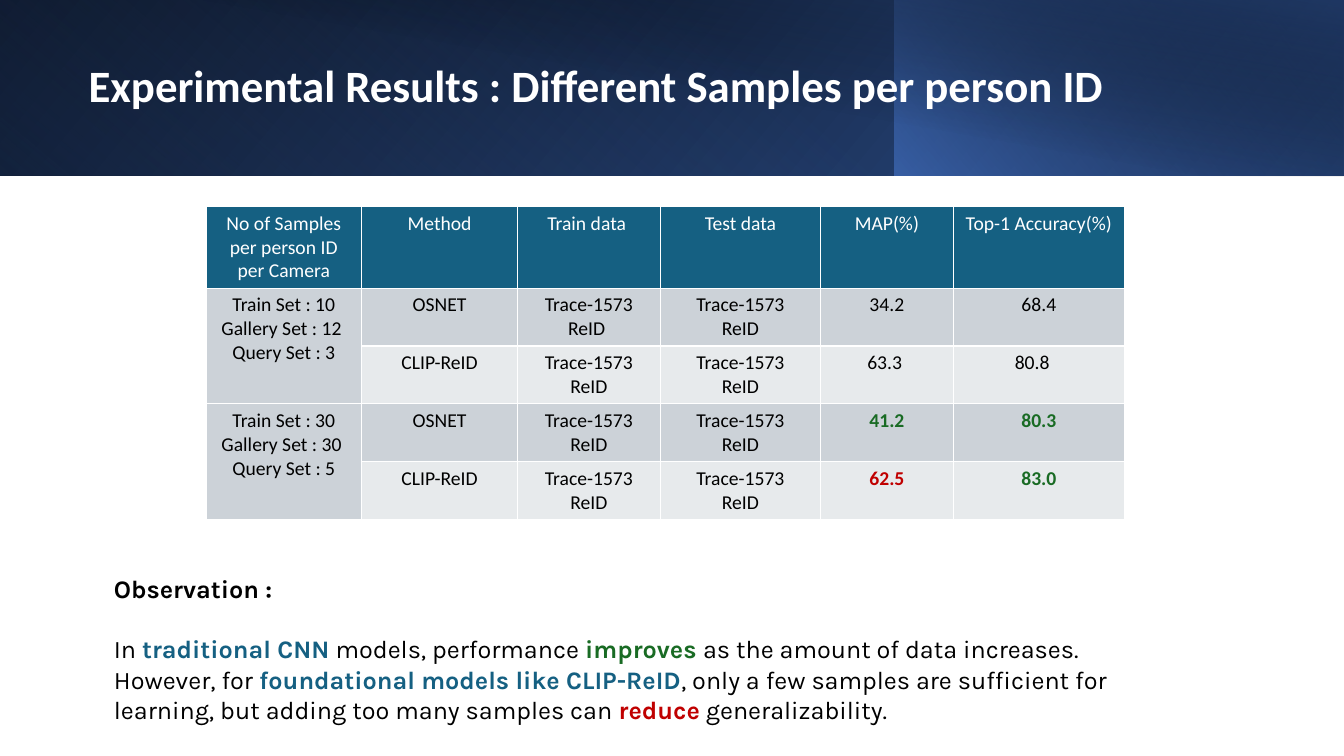
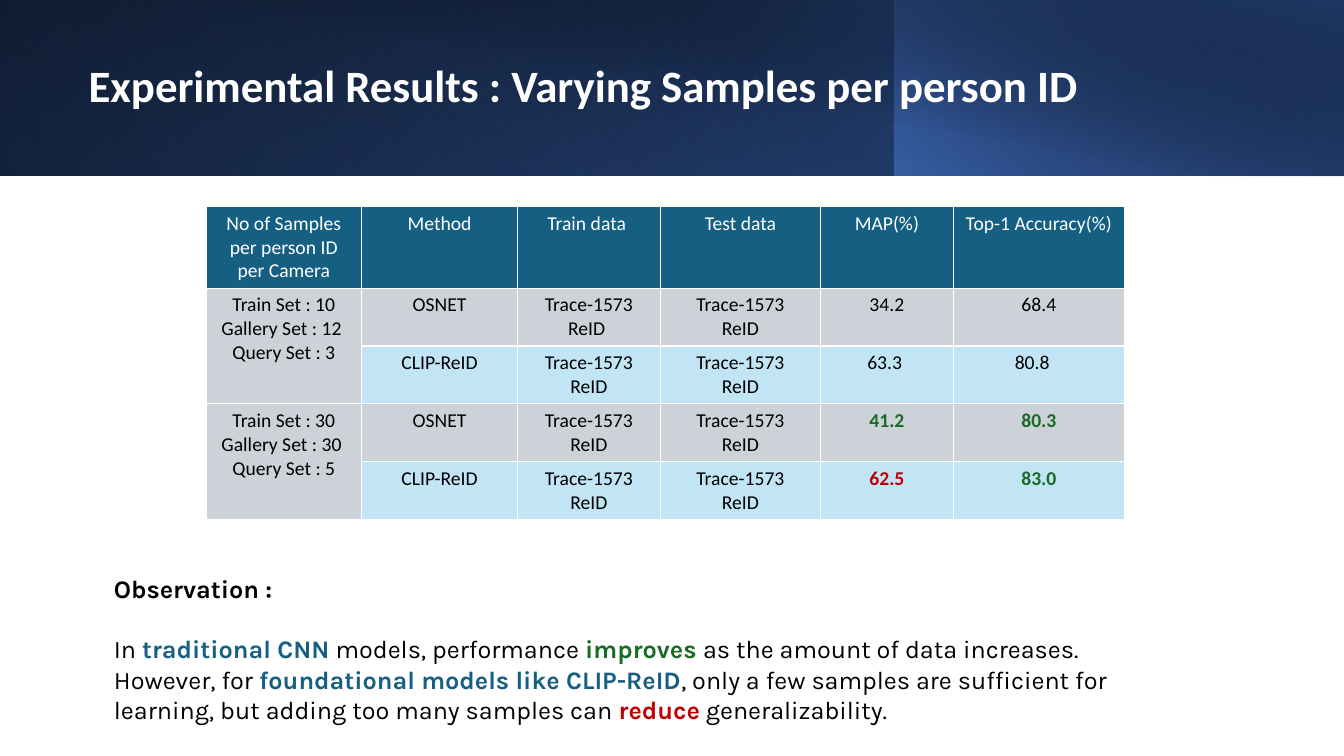
Before and after one commit to ManishGovind/transfer, a slide deck: slide 9 of Temp.pptx (slide 12 before the commit). Drawn at 1344x756 pixels with LibreOffice and Linux fonts; fonts in the diff are those of the drawing. Boxes give left, top, right and bottom in pixels: in the first picture for what was removed or moved away, otherwise in the second. Text is boxed around its words. In the diff, an @@ line names an element or a change of style, - is before the commit and + after.

```diff
--- a/Temp.pptx
+++ b/Temp.pptx
@@ title at [89, 70, 1077, 110]: text changed @@
-Experimental Results : Different Samples per person ID
+Experimental Results : Varying Samples per person ID
@@ table at [206, 207, 1126, 516] @@
@@ fill #E8EAED to #C1E5F5 in 10 cells @@
```
Also in this commit, not shown: 8 other slides changed, 8 slides added, 6 slides removed.
